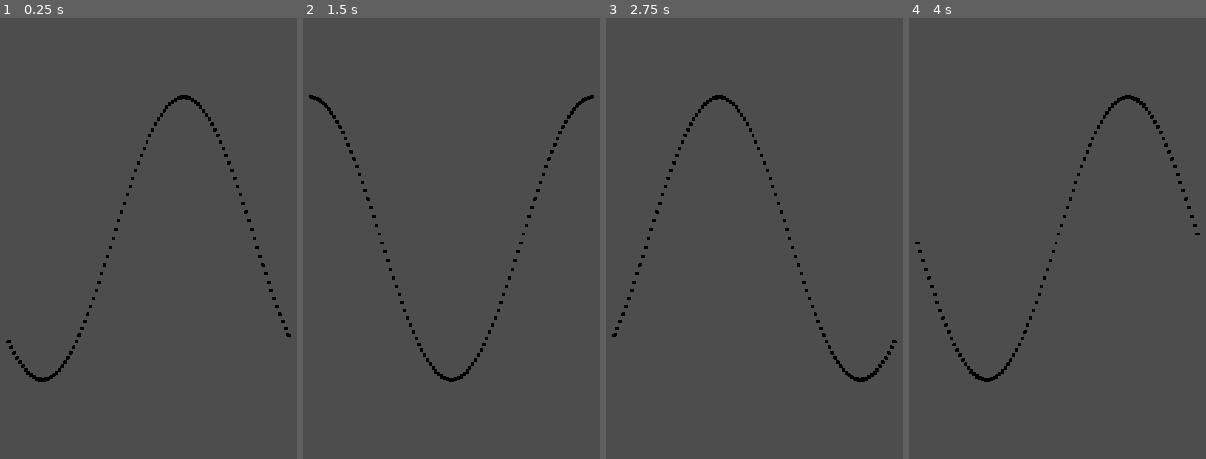
Above: before the commit, frames 1-4 (left to right).
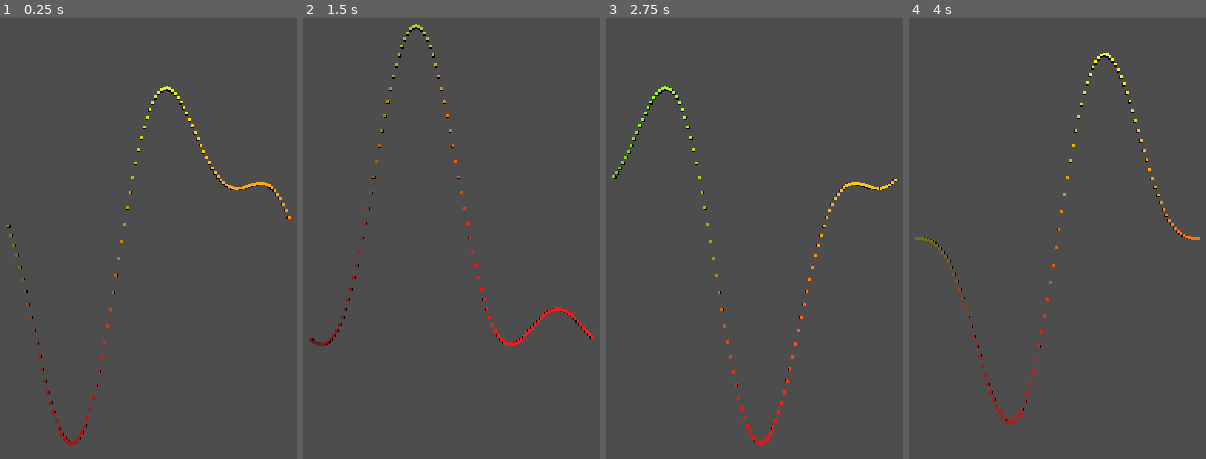
Above: after the commit, the same moments.

Repository: LoganTylerPatterson/GodotMadHouse
Game: Godot game, scene res://node_3d.tscn
Same seed, same stepped clock (60 frames per second), same inputs: the game is played once before the commit and once after it.
Inputs:
- Up to frame 1 (0.25 s): no input
- Up to frame 2 (1.5 s): no input
- Up to frame 3 (2.75 s): no input
- Up to frame 4 (4 s): no input

The runs differ from the first frame. In frame 1, 1.8% of the frame differs, in the area x 2-98%, y 15-98%; in frame 2, 1.8%; in frame 3, 1.8%; in frame 4, 1.8%.

Commit message:
Added multigraph bro and a shader

Diff:
--- a/actual_graph/node_3d.tscn
+++ b/actual_graph/node_3d.tscn
@@ -1,6 +1,6 @@
 [gd_scene load_steps=3 format=3 uid="uid://6nywrvnb5g2u"]
 
-[ext_resource type="Script" path="res://graph.gd" id="1_8xduf"]
+[ext_resource type="Script" path="res://scripts/graph.gd" id="1_8xduf"]
 [ext_resource type="PackedScene" uid="uid://dhvynhv0s7mpl" path="res://point_prefab.tscn" id="2_3o4p1"]
 
 [node name="Node3D" type="Node3D"]
@@ -9,3 +9,6 @@
 
 [node name="Camera3D" type="Camera3D" parent="."]
 transform = Transform3D(1, 0, 0, 0, 1, 0, 0, 0, 1, 0, 0, 2.07)
+
+[node name="DirectionalLight3D" type="DirectionalLight3D" parent="."]
+transform = Transform3D(1, 0, 0, 0, 0.707107, 0.707107, 0, -0.707107, 0.707107, 0, 4, 6)
--- /dev/null
+++ b/actual_graph/point_prefab.gdshader
@@ -0,0 +1,19 @@
+shader_type spatial;
+render_mode world_vertex_coords;
+
+varying vec3 color;
+void vertex() {
+	float x = VERTEX.x;
+	float y = VERTEX.y;
+	float z = VERTEX.z;
+	color = vec3(x, y, z);
+}
+
+void fragment() {
+  ALBEDO = color * vec3(0.5, 0.5, 0) + vec3(0.5, 0.5, 0);
+}
+
+//void light() {
+	// Called for every pixel for every light affecting the material.
+	// Uncomment to replace the default light processing function with this one.
+//}
--- a/actual_graph/point_prefab.tscn
+++ b/actual_graph/point_prefab.tscn
@@ -1,4 +1,6 @@
-[gd_scene load_steps=3 format=3 uid="uid://dhvynhv0s7mpl"]
+[gd_scene load_steps=5 format=3 uid="uid://dhvynhv0s7mpl"]
+
+[ext_resource type="Shader" path="res://point_prefab.gdshader" id="1_ci28a"]
 
 [sub_resource type="StandardMaterial3D" id="StandardMaterial3D_3kw7n"]
 albedo_color = Color(1, 0.254902, 1, 1)
@@ -6,5 +8,11 @@
 [sub_resource type="BoxMesh" id="BoxMesh_bo6qb"]
 material = SubResource("StandardMaterial3D_3kw7n")
 
+[sub_resource type="ShaderMaterial" id="ShaderMaterial_er54b"]
+render_priority = 0
+shader = ExtResource("1_ci28a")
+
 [node name="MeshInstance3D" type="MeshInstance3D"]
+transform = Transform3D(0.0120774, 0, -0.999927, 0, 1, 0, 0.999927, 0, 0.0120774, 0, 0, 0.0254053)
 mesh = SubResource("BoxMesh_bo6qb")
+surface_material_override/0 = SubResource("ShaderMaterial_er54b")
--- a/actual_graph/graph.gd
+++ b/actual_graph/scripts/graph.gd
@@ -27,5 +27,5 @@
 	time += delta
 	for point in points:
 		position = point.position
-		position.y = sin(PI * (position.x + time))
+		position.y = GraphFunctions.multiwave(position.x, time)
 		point.position = position
--- /dev/null
+++ b/actual_graph/scripts/graph_functions.gd
@@ -0,0 +1,10 @@
+
+class_name GraphFunctions
+
+static func wave(x, t):
+	return sin(PI * (x+t))
+
+static func multiwave(x, t):
+	var y = sin(PI * (x + 0.5 * t))
+	y += 0.5 * sin(2.0 * PI * (x + t))
+	return y
